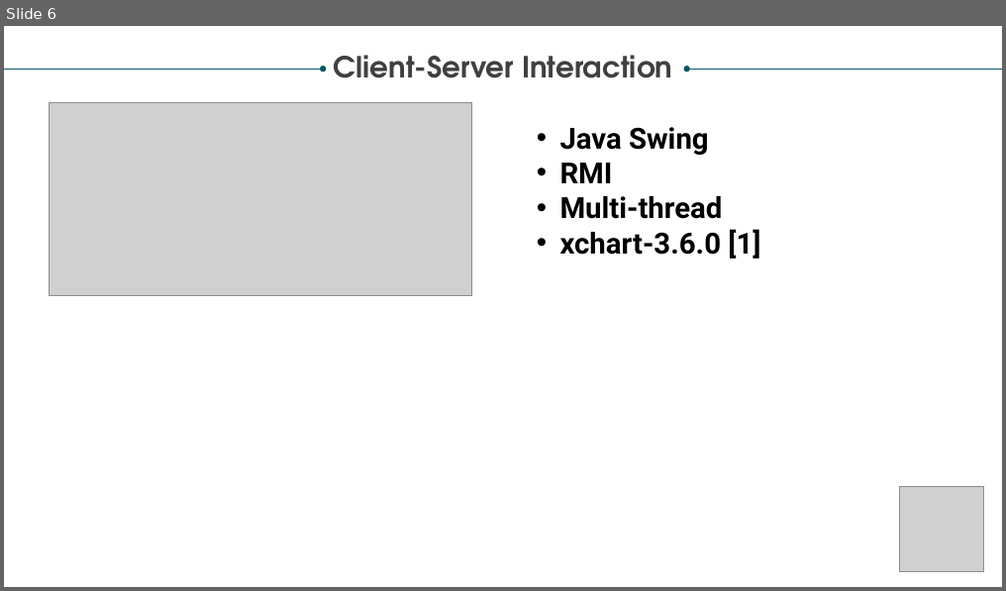
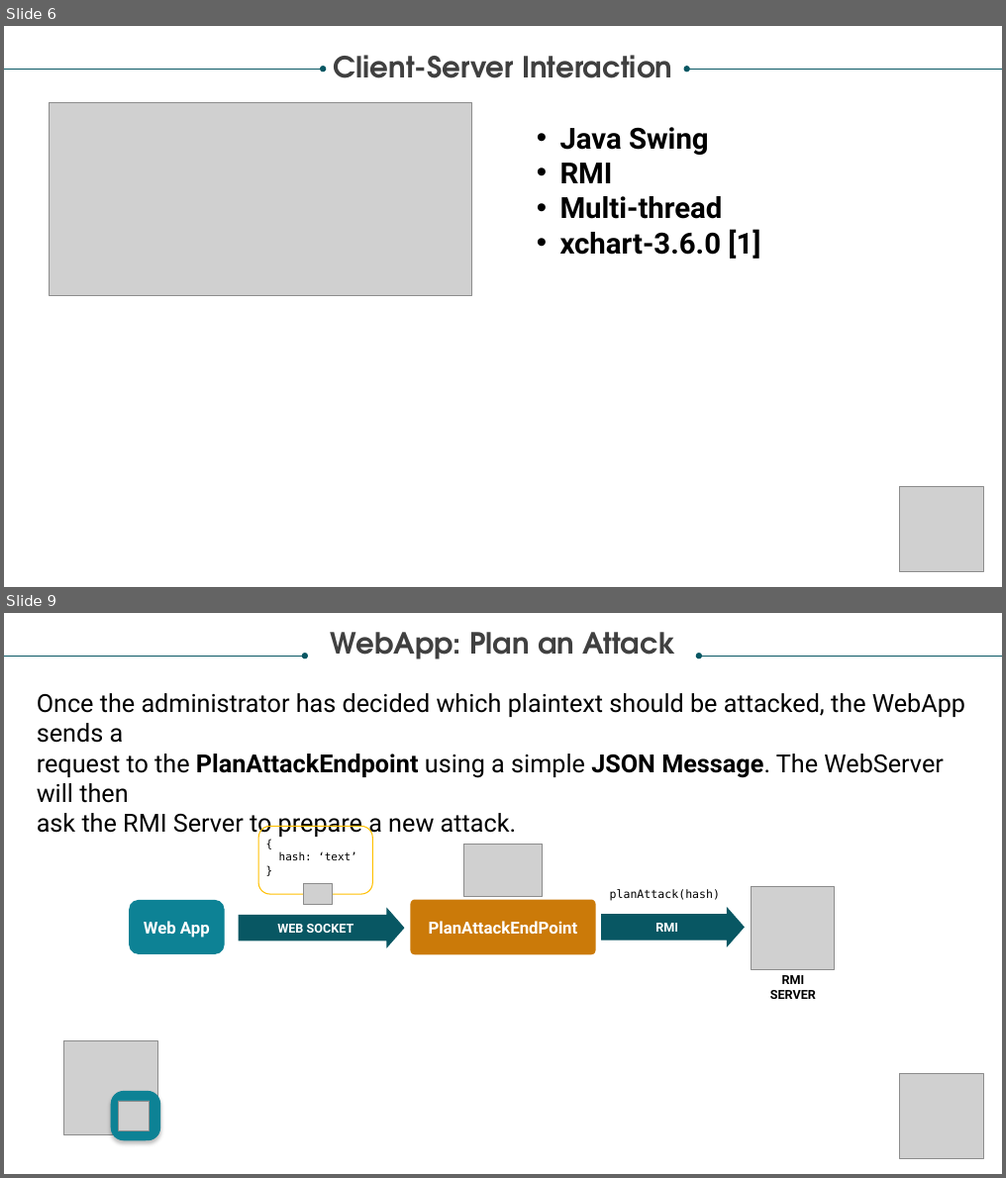
Before and after one commit to PippoGit/DistributedHashBreaker, a slide deck: Distributed Hash-breaker.pptx. Shown one above the other, each under a label of ours: slide 6 before the commit, slides 6 and 9 after it; the slides between them are not shown. The pictures are 1006x591 and 1006x1178 pixels, drawn with LibreOffice and Linux fonts; fonts in the diff are those of the drawing; grey boxes stand for pictures. Boxes give left, top, right and bottom in pixels: in the first picture for what was removed or moved away, otherwise in the second. Text is boxed around its words. In the diff, an @@ line names an element or a change of style, - is before the commit and + after.

```diff
--- a/Distributed Hash-breaker.pptx
+++ b/Distributed Hash-breaker.pptx
@@ slide 9 added at <box>4,613,1002,1174</box>, background #FFFFFF @@
@@ text added at <box>331,632,675,660</box>, 28 pt, text #404040, bold @@
+WebApp: Plan an Attack
@@ arrow added from (4, 656) to (305, 656), #085764 0.5 pt @@
@@ arrow added from (1002, 656) to (699, 656), #085764 0.5 pt @@
@@ text added at <box>37,693,965,838</box>, 24 pt, text #000000 @@
+Once the administrator has decided which plaintext should be attacked, the WebApp sends a
+request to the PlanAttackEndpoint using a simple JSON Message. The WebServer will then
+ask the RMI Server to prepare a new attack.
@@ rounded rectangle added at <box>258,827,372,894</box>, outline #FFC000 1 pt @@
@@ picture added at <box>463,845,543,897</box> @@
@@ text added at <box>279,853,357,861</box>, 10.5 pt, text #000000 @@
+{
+hash: ‘text’
+}
@@ rounded rectangle added at <box>130,900,224,954</box>, fill #0D8295, outline #0D8295 1 pt, 16 pt, text #FFFFFF, bold @@
+Web App
@@ right arrow added at <box>239,909,404,947</box>, fill #085764, outline #085764 1 pt, 12 pt, text #FFFFFF, bold @@
+WEB SOCKET
@@ picture added at <box>303,883,333,904</box> @@
@@ rounded rectangle added at <box>411,900,595,954</box>, fill #CB7A09, outline #CB7A09 1.75 pt, 16 pt, text #FFFFFF, bold @@
+PlanAttackEndPoint
@@ right arrow added at <box>602,908,745,947</box>, fill #085764, outline #085764 1 pt, 12 pt, text #FFFFFF, bold @@
+RMI
@@ text added at <box>610,889,720,901</box>, 11 pt, text #000000 @@
+planAttack(hash)
@@ picture added at <box>750,886,835,970</box> @@
@@ text added at <box>770,975,816,999</box>, 12 pt, text #000000, bold @@
+RMI SERVER
@@ picture added at <box>63,1042,158,1136</box> @@
@@ picture added at <box>899,1073,983,1158</box> @@
@@ rounded rectangle added at <box>111,1091,161,1142</box>, fill #0D8295 @@
@@ picture added at <box>119,1101,150,1131</box> @@
```
Also in this commit, not shown: 1 slide changed, 7 other slides added, 1 slide removed, 1 other file.
